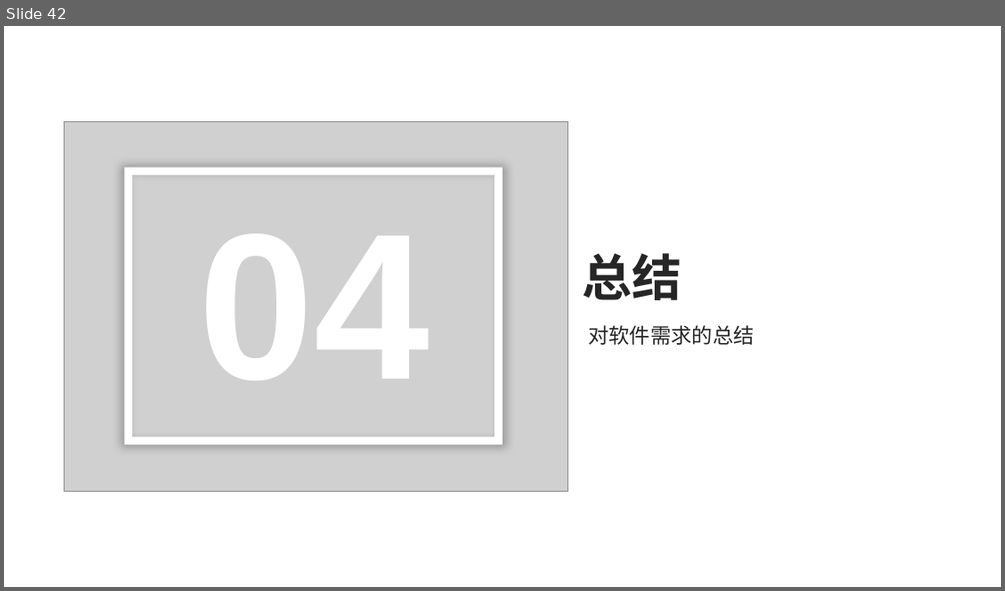
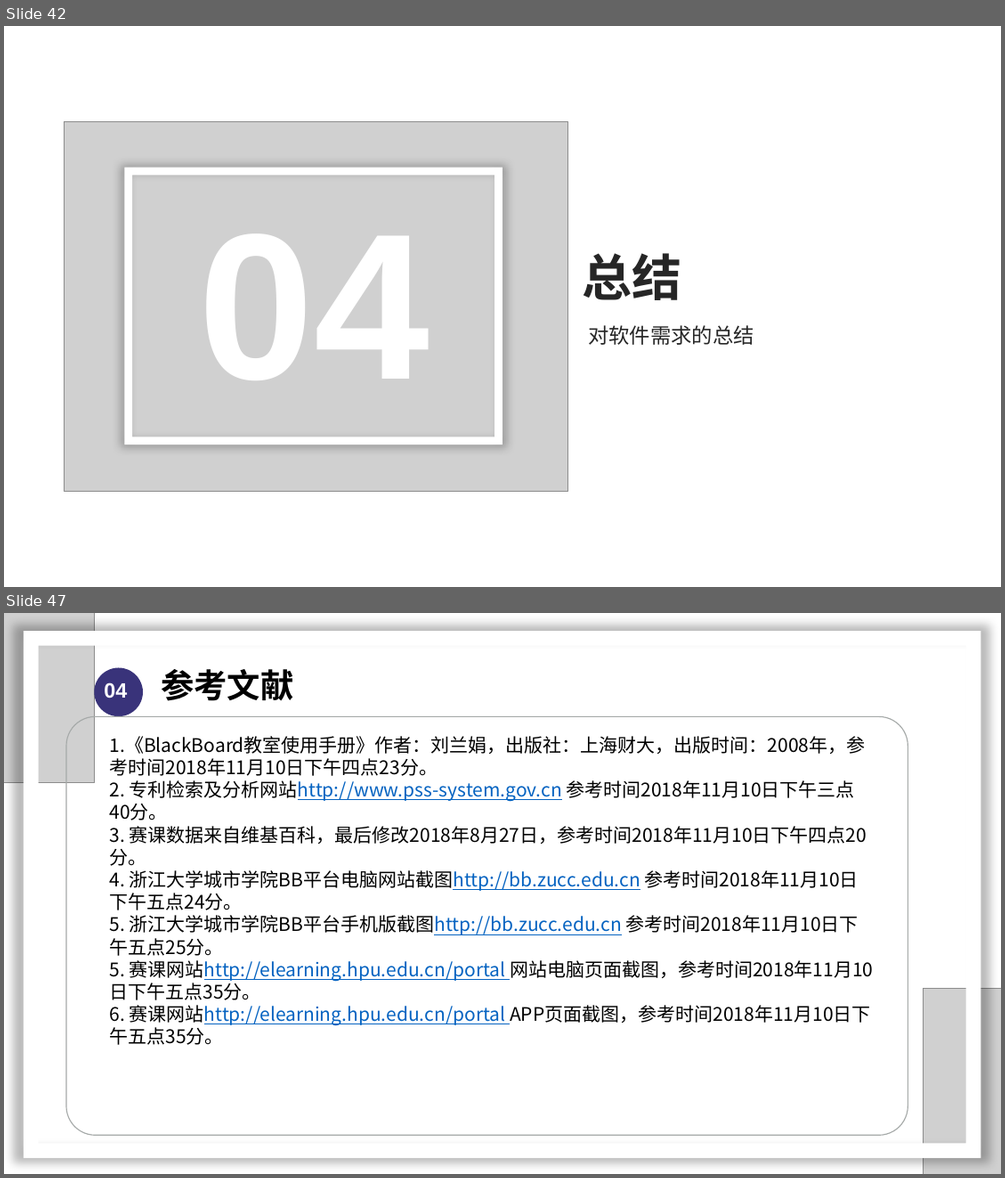
Before and after one commit to SarielX98/PRD2018G14, a slide deck: 受控文档/PPT/软件需求工程审核PPT.pptx. Shown one above the other, each under a label of ours: slide 42 before the commit, slides 42 and 47 after it; the slides between them are not shown. The pictures are 1005x591 and 1005x1178 pixels, drawn with LibreOffice and Linux fonts; fonts in the diff are those of the drawing; grey boxes stand for pictures; background and template pictures are left out. Boxes give left, top, right and bottom in pixels: in the first picture for what was removed or moved away, otherwise in the second. Text is boxed around its words. In the diff, an @@ line names an element or a change of style, - is before the commit and + after.

```diff
--- a/受控文档/PPT/软件需求工程审核PPT.pptx
+++ b/受控文档/PPT/软件需求工程审核PPT.pptx
@@ slide 47 added at (x1=4, y1=613, x2=1001, y2=1174), background #FFFFFF @@
@@ picture added at (x1=4, y1=613, x2=95, y2=783) @@
@@ frame added at (x1=24, y1=631, x2=980, y2=1159), fill #FFFFFF @@
@@ ellipse added at (x1=95, y1=667, x2=143, y2=716), fill #39337A @@
@@ text added at (x1=104, y1=682, x2=127, y2=698), 20 pt, text #FFFFFF, bold @@
+04
@@ text added at (x1=161, y1=669, x2=293, y2=701), 32 pt, text #000000, bold @@
+参考文献
@@ rounded rectangle added at (x1=66, y1=717, x2=907, y2=1135), outline #A6AAA9 1 pt @@
@@ text added at (x1=110, y1=736, x2=873, y2=1045), 18 pt, text #000000 @@
+1.《BlackBoard教室使用手册》作者：刘兰娟，出版社：上海财大，出版时间：2008年，参考时间2018年11月10日下午四点23分。
+2. 专利检索及分析网站http://www.pss-system.gov.cn 参考时间2018年11月10日下午三点40分。
+3. 赛课数据来自维基百科，最后修改2018年8月27日，参考时间2018年11月10日下午四点20分。
+4. 浙江大学城市学院BB平台电脑网站截图http://bb.zucc.edu.cn 参考时间2018年11月10日下午五点24分。
+5. 浙江大学城市学院BB平台手机版截图http://bb.zucc.edu.cn 参考时间2018年11月10日下午五点25分。
+5. 赛课网站http://elearning.hpu.edu.cn/portal 网站电脑页面截图，参考时间2018年11月10日下午五点35分。
+6. 赛课网站http://elearning.hpu.edu.cn/portal APP页面截图，参考时间2018年11月10日下午五点35分。
@@ picture added at (x1=923, y1=988, x2=1001, y2=1174) @@
```
Also in this commit, not shown: 12 slides changed, 3 other slides added.
